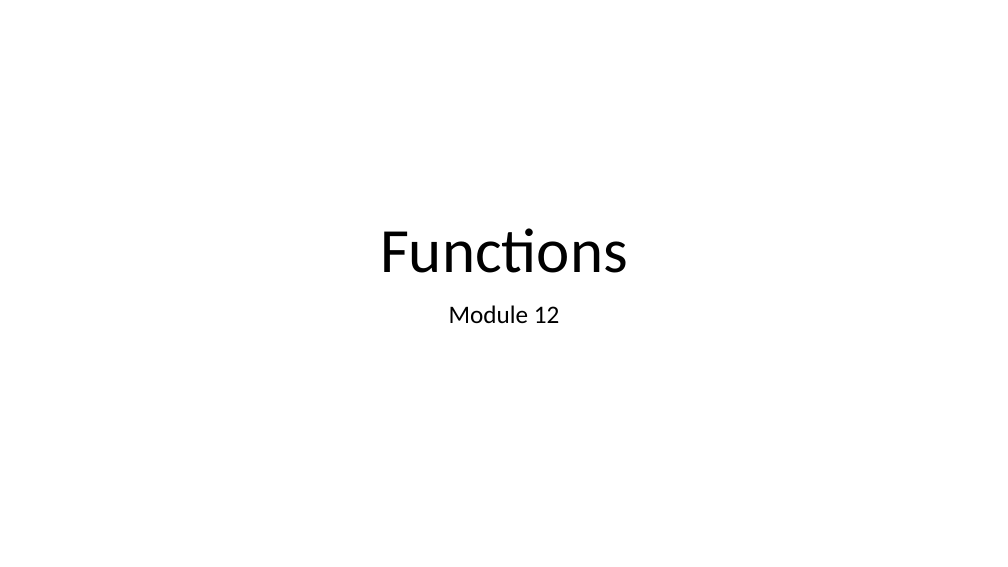
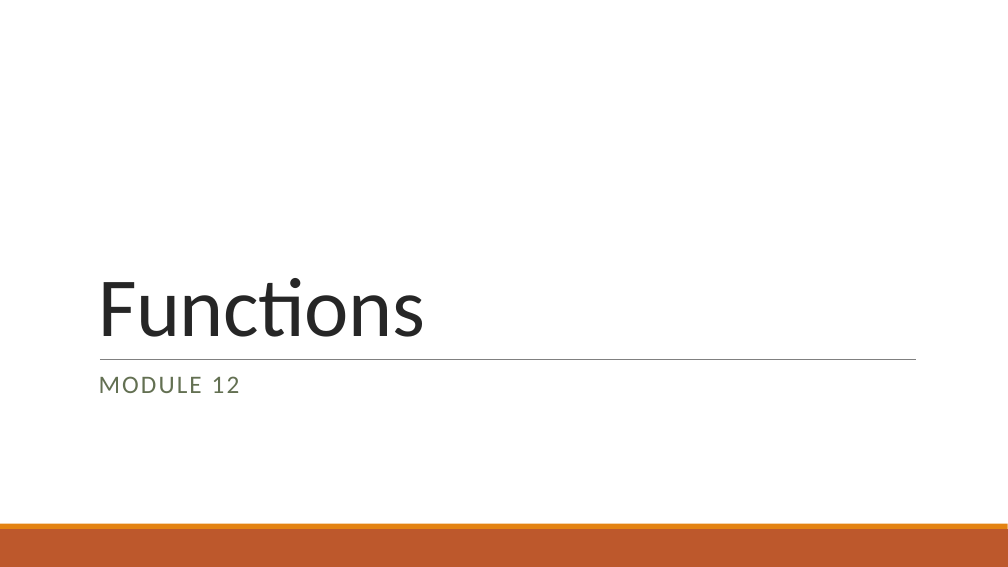
Before and after one commit to YWCANWIL-TechLab/Module12-Functions, a slide deck: slide 1 of slides/Module 12 - Functions.pptx. Drawn at 1008x567 pixels with LibreOffice and Linux fonts; fonts in the diff are those of the drawing. Boxes give left, top, right and bottom in pixels: in the first picture for what was removed or moved away, otherwise in the second. Text is boxed around its words. In the diff, an @@ line names an element or a change of style, - is before the commit and + after.

Commit message:
New Design

```diff
--- a/slides/Module 12 - Functions.pptx
+++ b/slides/Module 12 - Functions.pptx
@@ title "Functions": place and size @@
-title "Functions" at box(380, 228, 628, 273)
+title "Functions" at box(98, 278, 425, 337)
@@ title "Functions" at box(98, 278, 425, 337): size 60 to 80 pt, text colour #000000 to #262626, letter spacing 0 to -0.5 pt; alignment centre to left; line spacing 0.9 to 0.85 @@
@@ line added from (100, 359) to (917, 359), #808080 0.5 pt @@
@@ subtitle at box(99, 376, 240, 393): text changed; text colour #000000 to #637052 @@
-Module 12
+MODULE 12
@@ rectangle added at box(0, 529, 1008, 567), fill #BD582C @@
@@ rectangle added at box(0, 524, 1008, 529), fill #E48312 @@
```
Also in this commit, not shown: 34 other slides changed.
